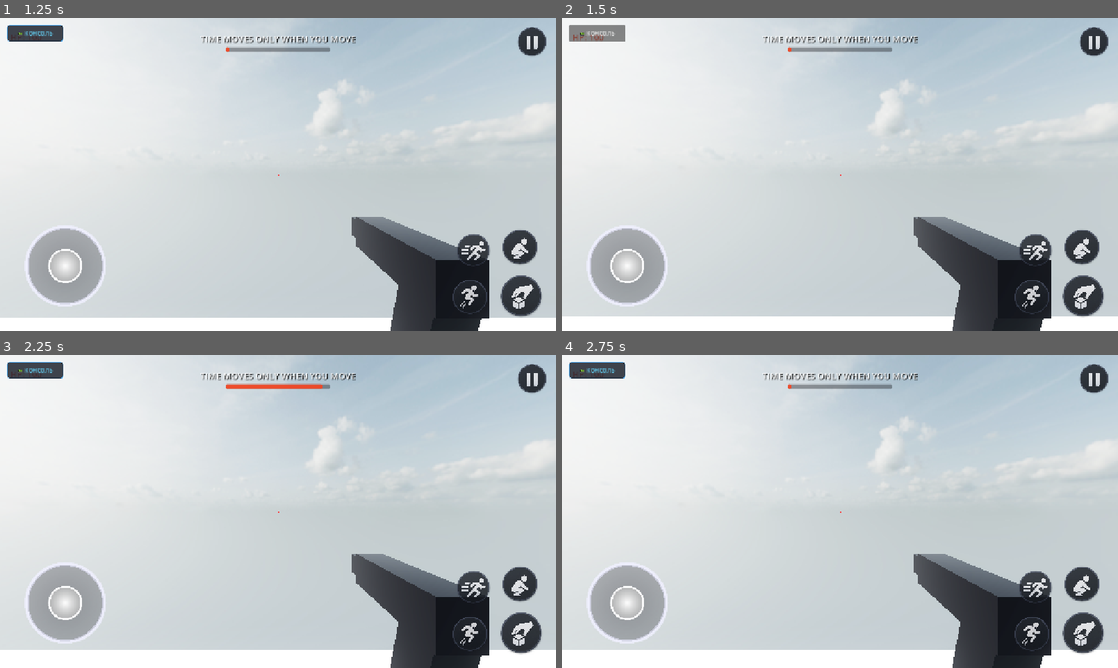
Above: before the commit, frames 1-4 (two rows, left to right).
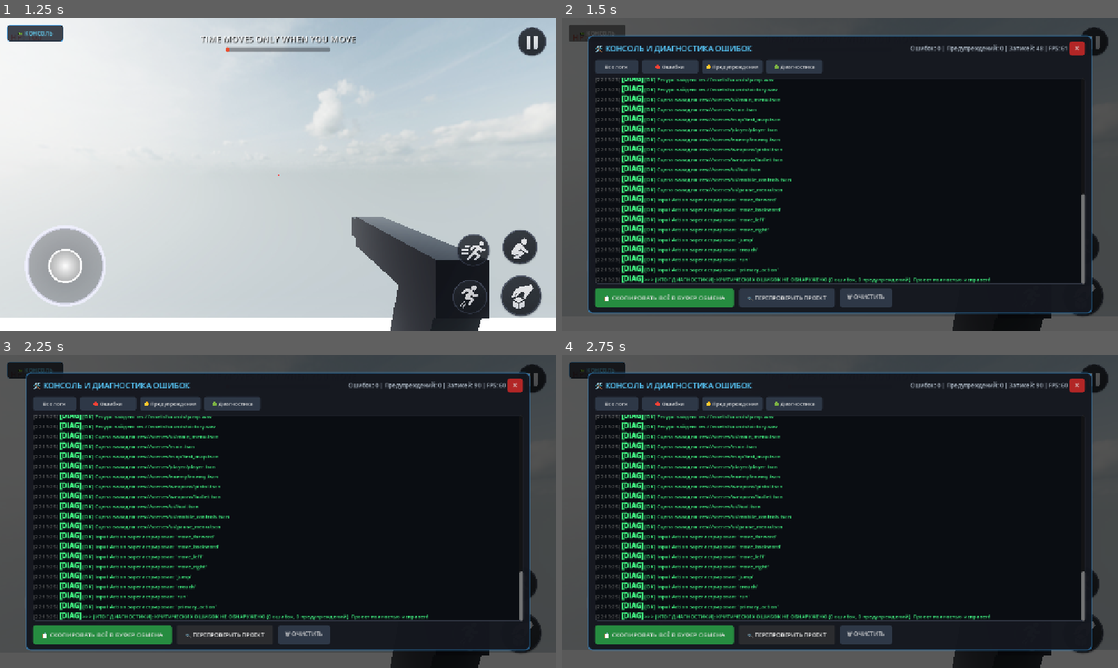
Above: after the commit, the same moments.

Repository: Sh1rka69/Super-Hot-Godot
Game: Godot game, scene res://scenes/ui/main_menu.tscn
Two runs of this game, one before a commit and one after it. Both use one fixed random seed, a clock stepped at 60 frames per second and the inputs below.
Inputs (mouse positions are in pixels of both pictures, inside the frame that each line leads up to):
- Up to frame 1 (1.25 s): click "ИГРАТЬ" at 0.5 s
- Up to frame 2 (1.5 s): click "📟 КОНСОЛЬ" at 1.25 s
- Up to frame 3 (2.25 s): click (222, 633) at 2 s, where only the run after the commit has a clickable "🔍 ПЕРЕПРОВЕРИТЬ ПРОЕКТ"
- Up to frame 4 (2.75 s): no input

Frame 1 is identical in both runs. In frame 2, 98% of the frame differs, in the area x 0-100%, y 0-100%; in frame 3, 98%; in frame 4, 98%.
Error before the commit: Parse Error: Unexpected identifier "struct" in class body. (res://scenes/ui/debug_console.gd:8)

Commit message:
Fix GDScript parse error in debug_console.gd (replace invalid struct keyword with class), add default scene 0 to gltf
Co-authored-by: arena-agent <297053741+arena-agent@users.noreply.github.com>

Diff:
--- a/scenes/ui/debug_console.gd
+++ b/scenes/ui/debug_console.gd
@@ -5,8 +5,8 @@
 
 enum LogType { INFO, WARNING, ERROR, DIAGNOSTIC }
 
-struct LogEntry:
-	var type: LogType
+class LogEntry:
+	var type: int
 	var message: String
 	var timestamp: String
 	var callsite: String
@@ -30,11 +30,11 @@
 
 @onready var stats_label: Label = $ConsoleWindow/Panel/VBoxContainer/TopBar/StatsLabel
 
-var current_filter: int = -1 # -1 means ALL
+var current_filter: int = -1
 
 func _ready() -> void:
 	process_mode = Node.PROCESS_MODE_ALWAYS
-	layer = 100 # Render above all other UI
+	layer = 100
 
 	if console_window:
 		console_window.visible = false
@@ -76,8 +76,6 @@
 
 func _log_initial_system_info() -> void:
 	var dt = Time.get_datetime_dict_from_system()
-	var time_str = "%02d:%02d:%02d" % [dt.hour, dt.minute, dt.second]
-
 	var os_name = OS.get_name()
 	var godot_ver = Engine.get_version_info().string
 	var video_adapter = RenderingServer.get_video_adapter_name()
@@ -135,7 +133,7 @@
 		"res://scenes/main.tscn",
 		"res://scenes/map/test_map.tscn",
 		"res://scenes/player/player.tscn",
-		"scenes/enemy/enemy.tscn",
+		"res://scenes/enemy/enemy.tscn",
 		"res://scenes/weapons/pistol.tscn",
 		"res://scenes/weapons/bullet.tscn",
 		"res://scenes/ui/hud.tscn",
@@ -274,10 +272,7 @@
 
 	plain_text += "\n=== END OF LOGS ===\n"
 
-	# Set to system clipboard
 	DisplayServer.clipboard_set(plain_text)
-
-	# Show toast feedback
 	_show_toast("📋 Все логи и ошибки скопированы в буфер обмена!")
 
 func _show_toast(msg: String) -> void:
Not shown, changed: VH_TestMap.gltf
Not shown, changed: assets/models/map/VH_TestMap.gltf
Not shown, changed: Very_Hot_Godot_Project.zip
